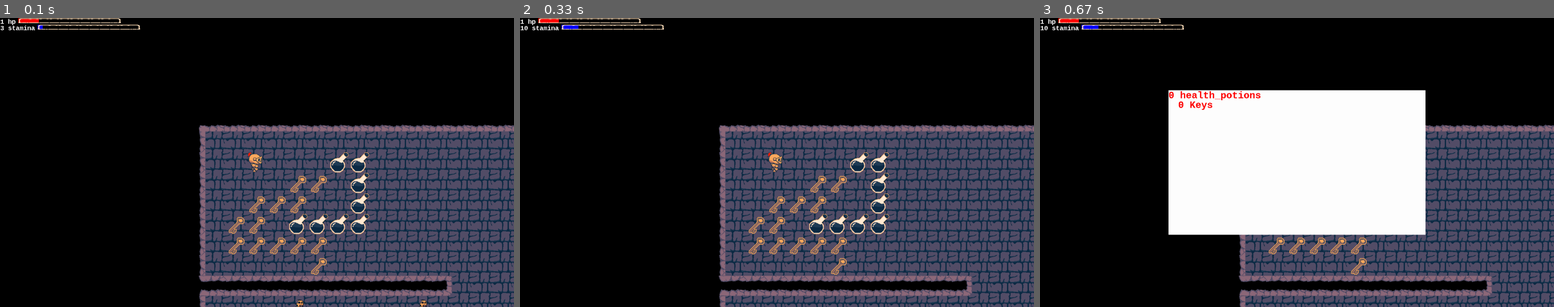
Above: before the commit, frames 1-3 (left to right).
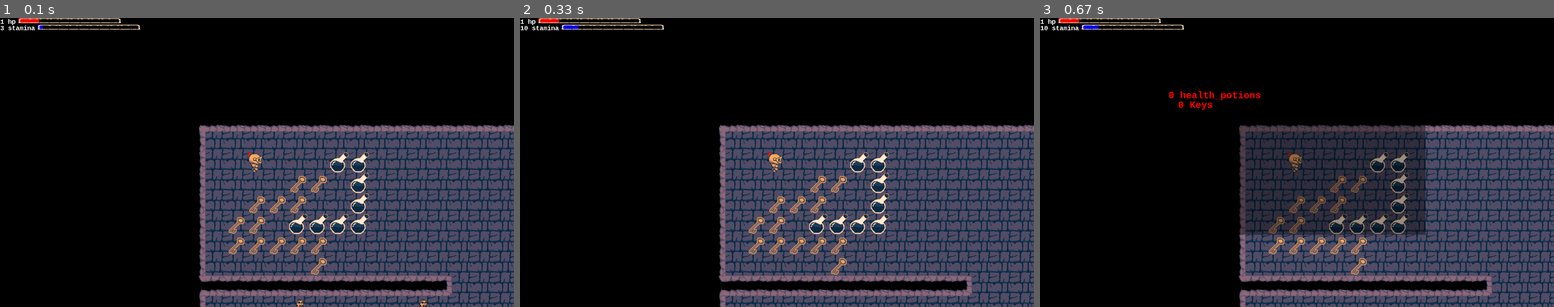
Above: after the commit, the same moments.

Repository: benedekhalaj/pygame-roguelike
Game: pygame game, started from play.py
Two runs of this game, one before a commit and one after it. Both use one fixed random seed, a clock stepped at 60 frames per second and the inputs below.
Inputs:
- Up to frame 1 (0.1 s): no input
- Up to frame 2 (0.33 s): no input
- Up to frame 3 (0.67 s): tap I at 0.33 s

Frames 1-2 are identical in both runs. In frame 3, 25% of the frame differs, in the area x 25-75%, y 24-76%.

Commit message:
Player, View: Rework inventory display

Diff:
--- a/model/player/player.py
+++ b/model/player/player.py
@@ -1,8 +1,6 @@
 from model import data_manager
 import pygame
 import pygame.freetype
-
-from model.map.map import create_map_sign_dict
 
 
 pygame.mixer.init()
@@ -40,7 +38,7 @@
         self.damage_limit = 120
         self.invicible = False
 
-        self.inventory = Inventory(colors)
+        self.inventory = Inventory(colors, screen_size)
         self.screen_size = screen_size
         self.attack_in_progress = False
         self.attack_timer_count = 0
@@ -230,17 +228,8 @@
         if key[pygame.K_ESCAPE]:
             pause = False
         else:
-            self.show_inventory()
             pause = True
         return pause
-
-    def show_inventory(self):
-        width = self.screen_size[0] / 2
-        height = self.screen_size[1] / 2
-        x = width / 2
-        y = height / 2
-        self.inventory.position = (x, y, width, height)# EZT REFAKTORÁLNI KELL
-        self.inventory.text = self.inventory.create_inventory_text()
 
     def open_door(self, objects):
         for door in objects["doors"]:
@@ -299,15 +288,21 @@
 
 
 class Inventory():
-    def __init__(self, colors):
+    def __init__(self, colors, screen_size):
         self.keys = 0
         self.keys_limit = 99
         self.health_potions = 0
         self.health_potions_limit = 1
+        self.width = int(screen_size[0] / 2)
+        self.height = int(screen_size[1] / 2)
+        self.x = self.width / 2
+        self.y = self.height / 2
         self.position = None
         self.font_size = 30
         self.color = colors
         self.text = self.create_inventory_text()
+        self.background = self.inventory_background()
+        self.rect_image = self.create_background_image()
 
     def add_key(self):
         if self.keys < self.keys_limit:
@@ -329,6 +324,16 @@
         texts.append(font.render(f"{health_potions} health_potions", False, self.color.RED))
         texts.append(font.render(f"{int(keys)} Keys", False, self.color.RED))
         return texts
+
+    def create_background_image(self):
+        background_image = pygame.Surface((self.width, self.height))
+        background_image.set_alpha(100)
+        return background_image
+
+    def inventory_background(self):
+        self.position = (self.x, self.y, self.width, self.height)# EZT REFAKTORÁLNI KELL
+        self.text = self.create_inventory_text()
+
 
 class Sword():
     def __init__(self, position: tuple, colors: object, attack_duration):
@@ -384,8 +389,8 @@
         self.type = "stat"
         self.x = 1
         self.y = 1
-        self.width = screen_size[0] // 5
-        self.height = screen_size[1] // 60
+        self.width = int(screen_size[0] // 5)
+        self.height = int(screen_size[1] // 60)
         self.rect = pygame.Rect(self.x, self.y, self.width, self.height)
         self.color = colors
         self.health = "health"
--- /dev/null
+++ b/practice (copy).py
@@ -0,0 +1,33 @@
+import pygame
+
+
+class Enemy():
+    def __init__(self, position, color):
+        self.position = pygame.Rect(position[0], position[1], position[2], position[3])
+        self.color = color
+        self.texture = None
+        self.texture_count = 0
+        self.texture_count_limit = 60
+
+        self.color = color[0]
+        self.visible = True
+
+        self.visible = True
+
+    def update_texture_count(self):
+        if type(self.texture) is list:
+            if self.texture_count + 1 >= self.texture_count_limit:
+                self.texture_count = 0
+
+            self.texture_count += 1
+            print('updated')
+
+
+class Zombie(Enemy):
+    def __init__(self, position, color):
+        super().__init__(position, color)
+
+
+zombie = Zombie((0, 0, 0, 0), (0, 0, 0))
+
+zombie.update_texture_count()
--- a/try.py
+++ b/try.py
@@ -1,5 +1,48 @@
-from controller import board_controller
+import pygame
+pygame.init()
 
+WHITE = (255, 255, 255)
+BLACK = (0, 0, 0)
+RED = (255, 0, 0)
+GREEN = (0, 255, 0)
+BLUE = (0, 0, 255, 50)  # This color contains an extra integer. It's the alpha value.
+PURPLE = (255, 0, 255)
 
-# board_controller.board.save_csv_map()
-board_controller.board.create_board()
+screen = pygame.display.set_mode((200, 325))
+screen.fill(WHITE)  # Make the background white. Remember that the screen is a Surface!
+clock = pygame.time.Clock()
+
+size = (50, 50)
+red_image = pygame.Surface(size)
+green_image = pygame.Surface(size)
+blue_image = pygame.Surface(size, pygame.SRCALPHA)  # Contains a flag telling pygame that the Surface is per-pixel alpha
+purple_image = pygame.Surface(size)
+
+red_image.set_colorkey(BLACK)
+green_image.set_alpha(50)
+# For the 'blue_image' it's the alpha value of the color that's been drawn to each pixel that determines transparency.
+purple_image.set_colorkey(BLACK)
+purple_image.set_alpha(50)
+
+pygame.draw.rect(red_image, RED, red_image.get_rect(), 10)
+pygame.draw.rect(green_image, GREEN, green_image.get_rect(), 10)
+pygame.draw.rect(blue_image, BLUE, blue_image.get_rect(), 10)
+pygame.draw.rect(purple_image, PURPLE, purple_image.get_rect(), 10)
+
+while True:
+    clock.tick(60)
+
+    for event in pygame.event.get():
+        if event.type == pygame.QUIT:
+            quit()
+        elif event.type == pygame.KEYDOWN:
+            if event.key == pygame.K_1:
+                screen.blit(red_image, (75, 25))
+            elif event.key == pygame.K_2:
+                screen.blit(green_image, (75, 100))
+            elif event.key == pygame.K_3:
+                screen.blit(blue_image, (75, 175))
+            elif event.key == pygame.K_4:
+                screen.blit(purple_image, (75, 250))
+
+    pygame.display.update()
--- a/view/view.py
+++ b/view/view.py
@@ -29,13 +29,13 @@
 
 
 def display_everything(window, objects, pause):
+
+    display_background(window)
+    display_objects(window, objects)
+    display_player_stat(window, objects)
+    display_player_sword(window, objects)
     if pause:
         display_inventory(window, objects)
-    else:
-        display_background(window)
-        display_objects(window, objects)
-        display_player_stat(window, objects)
-        display_player_sword(window, objects)
     refresh_display()
 
 
@@ -102,11 +102,14 @@
 
 def display_inventory(window, objects):
     inventory = objects["player"][0].inventory
-    pygame.draw.rect(window, inventory.color.WHITE, inventory.position)
+    position_x = inventory.position[0]
+    position_y = inventory.position[1]
+    # pygame.draw.rect(window, inventory.color.WHITE, inventory.position)
+    window.blit(inventory.rect_image, (position_x, position_y))
     # EZ CSAK ÖSSZE LETT CSAPVA
     for number, text in enumerate(inventory.text):
-        x = inventory.position[0] + number * inventory.font_size
-        y = inventory.position[1] + number * inventory.font_size
+        x = position_x + number * inventory.font_size
+        y = position_y + number * inventory.font_size
         window.blit(text, (x, y))
 
 
Binary file removed: model/map/map_file/spritesheets/0506_wall_3corner_right.png
Binary file added: model/map/textures/roli.jpg
